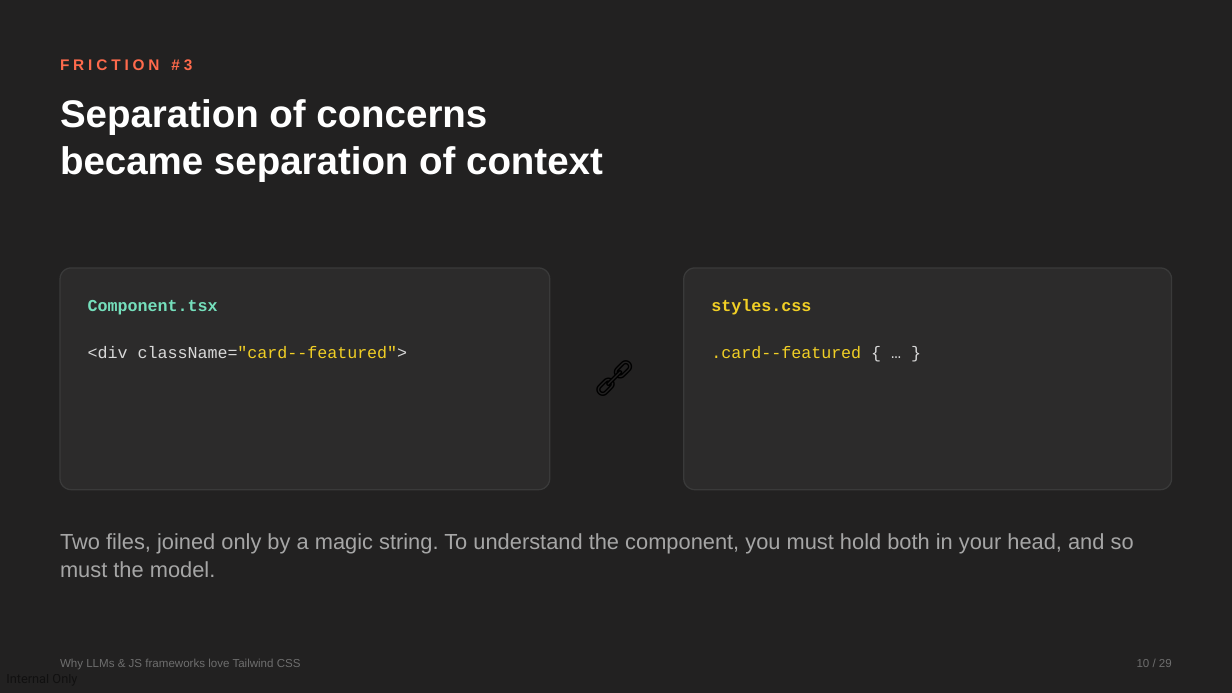
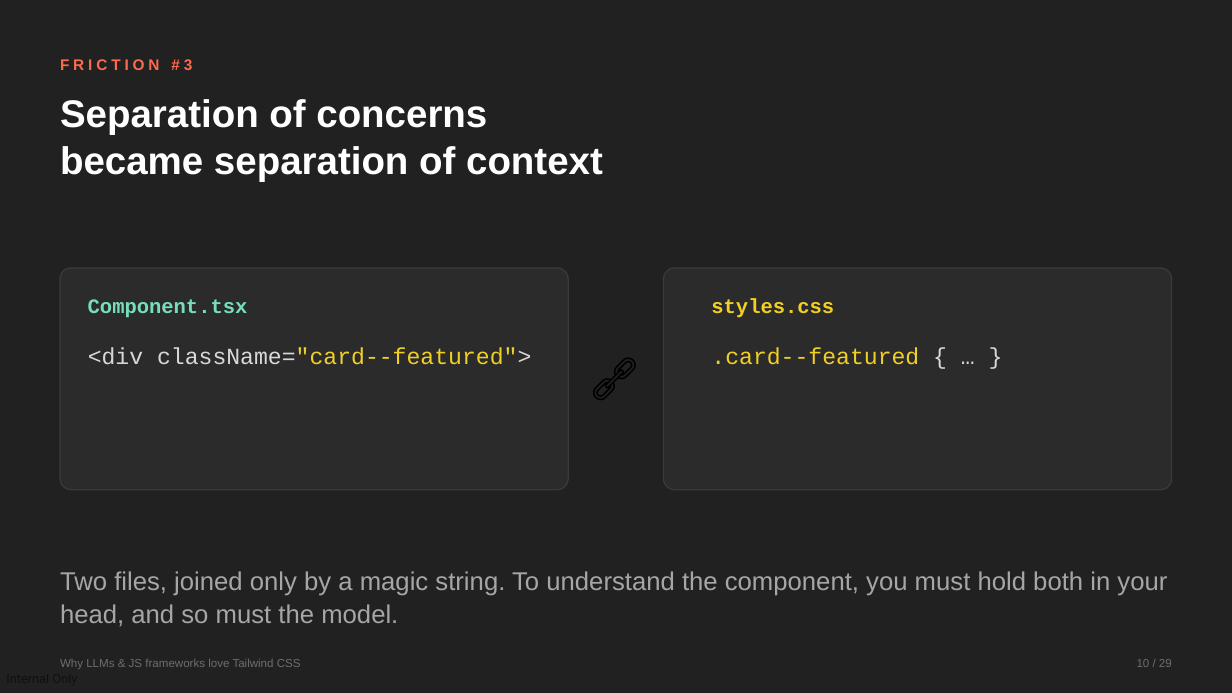
Before and after one commit to devlinduldulao/llm-loves-tailwind-and-js, a slide deck: slide 10 of why-llms-love-tailwind.pptx. Drawn at 1232x693 pixels with LibreOffice and Linux fonts; fonts in the diff are those of the drawing. Boxes give left, top, right and bottom in pixels: in the first picture for what was removed or moved away, otherwise in the second. Text is boxed around its words. In the diff, an @@ line names an element or a change of style, - is before the commit and + after.

```diff
--- a/why-llms-love-tailwind.pptx
+++ b/why-llms-love-tailwind.pptx
@@ rounded rectangle: place and size @@
-rounded rectangle at bbox=[60, 268, 550, 490]
+rounded rectangle at bbox=[60, 268, 568, 490]
@@ rounded rectangle: place and size @@
-rounded rectangle at bbox=[684, 268, 1172, 490]
+rounded rectangle at bbox=[664, 268, 1172, 490]
@@ text "Component.tsx" at bbox=[88, 299, 248, 318]: size 13 to 16 pt @@
@@ text "styles.css" at bbox=[711, 298, 834, 318]: size 13 to 16 pt @@
@@ text "<div className="card--featured">" at bbox=[88, 348, 531, 365]: size 13 to 18 pt @@
@@ text "🔗" at bbox=[555, 342, 675, 407]: size 30 to 36 pt @@
@@ text ".card--featured { … }" at bbox=[711, 348, 919, 365]: size 13 to 18 pt @@
@@ text "Two files, joined only by ...": place and size @@
-text "Two files, joined only by ..." at bbox=[60, 533, 1134, 577]
+text "Two files, joined only by ..." at bbox=[60, 571, 1167, 626]
@@ text "Two files, joined only by ..." at bbox=[60, 571, 1167, 626]: size 17 to 20 pt @@
```
Also in this commit, not shown: 22 other slides changed, 1 slide added, 1 other file.
